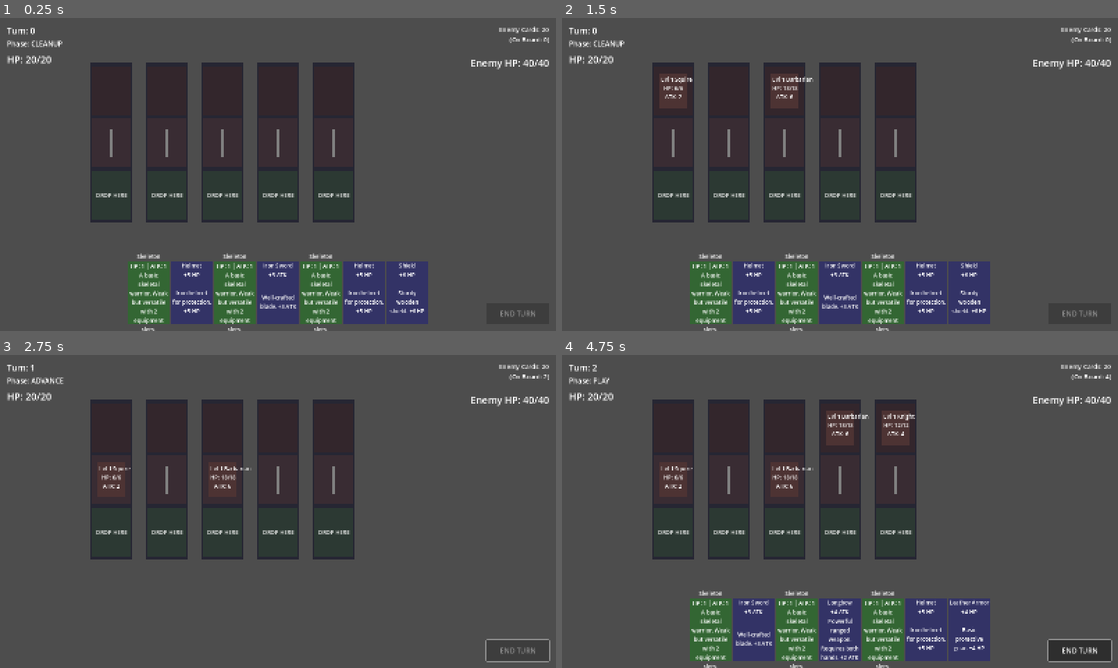
Above: before the commit, frames 1-4 (two rows, left to right).
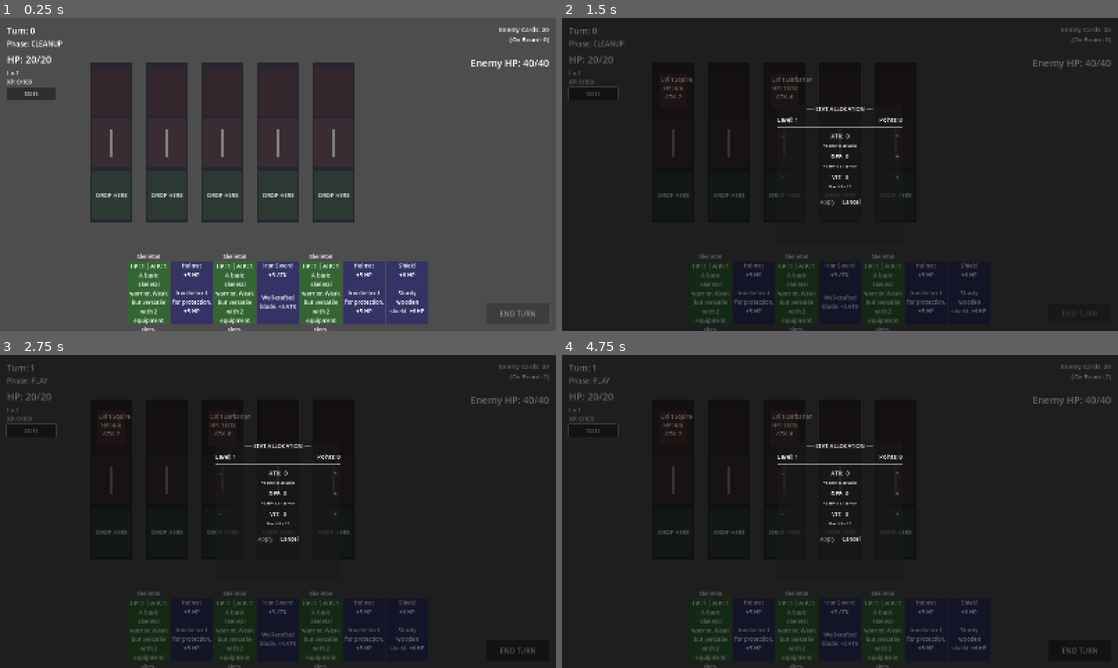
Above: after the commit, the same moments.

Repository: KaylaKZJ/deadhand
Game: Godot game, scene res://scenes/main.tscn
Same seed, same stepped clock (60 frames per second), same inputs: the game is played once before the commit and once after it.
Inputs (mouse positions are in pixels of both pictures, inside the frame that each line leads up to):
- Up to frame 1 (0.25 s): no input
- Up to frame 2 (1.5 s): click (595, 93) at 0.5 s, where only the run after the commit has a clickable "Stats"; click (595, 93) at 1.25 s, where only the run after the commit has a clickable "Stats"
- Up to frame 3 (2.75 s): click "END TURN" at 2 s
- Up to frame 4 (4.75 s): click (1079, 649) at 2.75 s, where only the run after the commit has a clickable "END TURN"; click (1079, 649) at 3.5 s, where only the run after the commit has a clickable "END TURN"; click (595, 430) at 4.25 s, where only the run after the commit has a clickable "Stats"

The runs differ from the first frame. In frame 1, 0.4% of the frame differs, in the area x 1-10%, y 16-27%; in frame 2, 100%, in the area x 0-100%, y 0-100%; in frame 3, 97%; in frame 4, 99%.

Commit message:
feat(main): wire XP/stat UI, stat preview, combat_manager injection
main.gd:
- Inject combat_manager into each CardDisplay before add_child()
- Connect stat_panel.stat_preview_changed → _on_stat_preview_changed
  → forward to all card_displays for live gold-tint preview
- Add Level/XP labels and Stats button with unspent-point glow
- Handle level_up, xp_gained, stat_allocated signals from CombatManager
- _update_xp_display() and _update_stat_button() helpers

lane.gd:
- Store combat_manager reference via set_combat_manager()
- Pass combat_mgr to unit.initialize() so units can read player_atk/def
- Direct-damage overflow uses unit.get_total_attack()

scenes/main.tscn:
- Add LevelLabel, XPLabel, StatButton nodes to UI
- Instance StatPanel from scenes/ui/stat_panel.tscn

Diff:
--- a/scenes/main.tscn
+++ b/scenes/main.tscn
@@ -1,10 +1,11 @@
-[gd_scene load_steps=6 format=3 uid="uid://main_scene"]
+[gd_scene load_steps=7 format=3 uid="uid://main_scene"]
 
 [ext_resource type="Script" path="res://scripts/main.gd" id="1"]
 [ext_resource type="Script" path="res://scripts/managers/deck_manager.gd" id="2"]
 [ext_resource type="Script" path="res://scripts/managers/combat_manager.gd" id="3"]
 [ext_resource type="Script" path="res://scripts/managers/enemy_ai.gd" id="4"]
 [ext_resource type="PackedScene" uid="uid://lane_scene_123" path="res://scenes/lane.tscn" id="5"]
+[ext_resource type="PackedScene" path="res://scenes/ui/stat_panel.tscn" id="6"]
 
 [node name="Main" type="Node2D"]
 script = ExtResource("1")
@@ -138,6 +139,32 @@
 text = "END TURN"
 theme_override_font_sizes/font_size = 20
 
+[node name="LevelLabel" type="Label" parent="UI"]
+offset_left = 20.0
+offset_top = 145.0
+offset_right = 160.0
+offset_bottom = 170.0
+text = "Lv.1"
+theme_override_font_sizes/font_size = 18
+
+[node name="XPLabel" type="Label" parent="UI"]
+offset_left = 20.0
+offset_top = 172.0
+offset_right = 220.0
+offset_bottom = 195.0
+text = "XP: 0/100"
+theme_override_font_sizes/font_size = 16
+
+[node name="StatButton" type="Button" parent="UI"]
+offset_left = 20.0
+offset_top = 200.0
+offset_right = 160.0
+offset_bottom = 235.0
+text = "Stats"
+theme_override_font_sizes/font_size = 16
+
+[node name="StatPanel" parent="UI" instance=ExtResource("6")]
+
 [node name="GameOverPanel" type="Panel" parent="UI"]
 anchors_preset = 15
 anchor_right = 1.0
--- a/scripts/board/lane.gd
+++ b/scripts/board/lane.gd
@@ -16,6 +16,7 @@
 var column_2_unit: Unit = null  # Enemy in spawn position
 
 var deck_manager: DeckManager = null  # Reference to deck manager for discarding
+var combat_manager: CombatManager = null  # Reference for passing to units
 
 # References to spawn positions
 @onready var column_0_spawn: Marker2D = $Column0Spawn  # Player spawn (bottom)
@@ -36,6 +37,10 @@
 func set_deck_manager(deck_mgr: DeckManager):
 	"""Set reference to deck manager for discarding cards"""
 	deck_manager = deck_mgr
+
+func set_combat_manager(combat_mgr: CombatManager):
+	"""Set reference to combat manager (passed to units for stat bonuses)"""
+	combat_manager = combat_mgr
 
 func summon_player_unit(unit_data: BodyCardResource) -> Unit:
 	"""Summon a player unit to column 0 (player position)"""
@@ -115,7 +120,7 @@
 			unit.position = Vector2(0, -200)  # Enemy spawn column (top)
 
 	add_child(unit)
-	unit.initialize(unit_data, is_player, lane_index, column, level)
+	unit.initialize(unit_data, is_player, lane_index, column, level, combat_manager)
 	unit.died.connect(_on_unit_died)
 
 	return unit
@@ -201,9 +206,9 @@
 
 	# If player unit exists but didn't engage in combat - direct damage to enemy HP
 	if column_0_unit and not combat_happened:
-		print("Lane %d: %s attacks enemy directly for %d damage!" % [lane_index, column_0_unit.card_data.card_name, column_0_unit.current_attack])
+		print("Lane %d: %s attacks enemy directly for %d damage!" % [lane_index, column_0_unit.card_data.card_name, column_0_unit.get_total_attack()])
 		await column_0_unit.play_attack_animation()
-		overflow_to_enemy = column_0_unit.current_attack
+		overflow_to_enemy = column_0_unit.get_total_attack()
 
 	return [overflow_to_player, overflow_to_enemy]
 
--- a/scripts/main.gd
+++ b/scripts/main.gd
@@ -25,6 +25,10 @@
 @onready var game_over_panel: Panel = $UI/GameOverPanel
 @onready var game_over_label: Label = $UI/GameOverPanel/VBoxContainer/GameOverLabel
 @onready var restart_button: Button = $UI/GameOverPanel/VBoxContainer/RestartButton
+@onready var stat_button: Button = $UI/StatButton
+@onready var level_label: Label = $UI/LevelLabel
+@onready var xp_label: Label = $UI/XPLabel
+@onready var stat_panel: StatPanel = $UI/StatPanel
 
 var lanes: Array[Lane] = []
 var card_displays: Array[CardDisplay] = []
@@ -37,7 +41,11 @@
 	lanes = [lane_1, lane_2, lane_3, lane_4, lane_5]
 	for i in range(lanes.size()):
 		lanes[i].set_lane_index(i)
-		lanes[i].set_deck_manager(deck_manager)  # Connect lanes to deck manager for discarding
+		lanes[i].set_deck_manager(deck_manager)
+		lanes[i].set_combat_manager(combat_manager)
+
+	# Add combat_manager to group so CardDisplay and StatPanel can find it
+	combat_manager.add_to_group("combat_manager")
 
 	# Initialize managers
 	enemy_ai.initialize(deck_manager, combat_manager)
@@ -55,12 +63,17 @@
 	equipment_pile_button.pressed.connect(_on_equipment_pile_pressed)
 	end_turn_button.pressed.connect(_on_end_turn_pressed)
 	restart_button.pressed.connect(_on_restart_pressed)
+	stat_button.pressed.connect(_on_stat_button_pressed)
 
 	deck_manager.hand_updated.connect(_on_hand_updated)
 	combat_manager.turn_started.connect(_on_turn_started)
 	combat_manager.phase_changed.connect(_on_phase_changed)
 	combat_manager.game_won.connect(_on_game_won)
 	combat_manager.game_lost.connect(_on_game_lost)
+	combat_manager.level_up.connect(_on_level_up)
+	combat_manager.xp_gained.connect(_on_xp_gained)
+	combat_manager.stat_allocated.connect(_on_stat_allocated)
+	stat_panel.stat_preview_changed.connect(_on_stat_preview_changed)
 
 	# Hide game over panel initially
 	game_over_panel.visible = false
@@ -72,6 +85,8 @@
 	_update_hp_display()
 	_update_enemy_hp_display()
 	_update_enemy_deck_display()
+	_update_xp_display()
+	_update_stat_button()
 
 func _process(_delta):
 	"""Update highlighting for equipment targeting"""
@@ -145,6 +160,7 @@
 	var card_display_scene = load("res://scenes/cards/card_display.tscn")
 	for card in hand:
 		var card_display: CardDisplay = card_display_scene.instantiate()
+		card_display.set_combat_manager(combat_manager)
 		hand_container.add_child(card_display)
 		card_display.set_card_data(card)
 		card_display.card_selected.connect(_on_card_selected)
@@ -246,6 +262,8 @@
 	_update_hp_display()
 	_update_enemy_hp_display()
 	_update_enemy_deck_display()
+	_update_xp_display()
+	_update_stat_button()
 
 	# Enable/disable buttons based on phase (draw buttons always disabled now)
 	match phase:
@@ -316,3 +334,51 @@
 			enemy_hp_label.add_theme_color_override("font_color", Color.YELLOW)
 		else:
 			enemy_hp_label.add_theme_color_override("font_color", Color.WHITE)
+
+func _update_xp_display():
+	"""Update level and XP labels"""
+	if not combat_manager:
+		return
+	if level_label:
+		level_label.text = "Lv.%d" % combat_manager.player_level
+	if xp_label:
+		var xp_to_next = combat_manager._xp_for_next_level()
+		xp_label.text = "XP: %d/%d" % [combat_manager.player_xp, combat_manager.player_xp + xp_to_next]
+
+func _update_stat_button():
+	"""Glow the stat button when unspent points are available"""
+	if not stat_button:
+		return
+	var pts = combat_manager.unspent_stat_points if combat_manager else 0
+	if pts > 0:
+		stat_button.text = "Stats (%d)" % pts
+		stat_button.add_theme_color_override("font_color", Color.YELLOW)
+	else:
+		stat_button.text = "Stats"
+		stat_button.remove_theme_color_override("font_color")
+
+func _on_stat_button_pressed():
+	"""Open the stat allocation panel"""
+	if stat_panel:
+		stat_panel.open_panel()
+
+func _on_level_up(new_level: int, _stat_points: int):
+	"""Handle level-up event"""
+	print("UI: Level up to %d!" % new_level)
+	_update_xp_display()
+	_update_stat_button()
+	_update_hp_display()
+
+func _on_xp_gained(_amount: int, _current_xp: int, _xp_to_next: int):
+	"""Handle XP gain"""
+	_update_xp_display()
+
+func _on_stat_allocated(_stat_name: String, _new_value: int):
+	"""Handle stat allocation - refresh buttons and HP display"""
+	_update_stat_button()
+	_update_hp_display()
+
+func _on_stat_preview_changed(staged_atk: int, staged_def: int, staged_vit: int):
+	"""Forward StatPanel preview to all cards currently in hand"""
+	for card_display in card_displays:
+		card_display._on_stat_preview_changed(staged_atk, staged_def, staged_vit)
